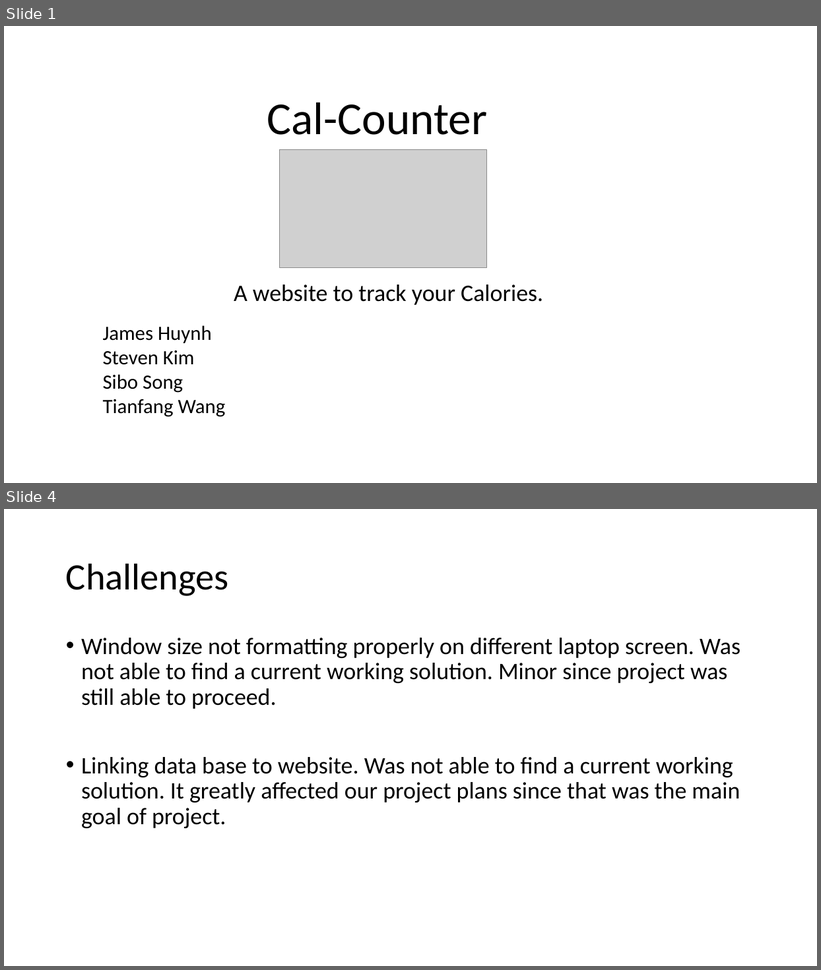
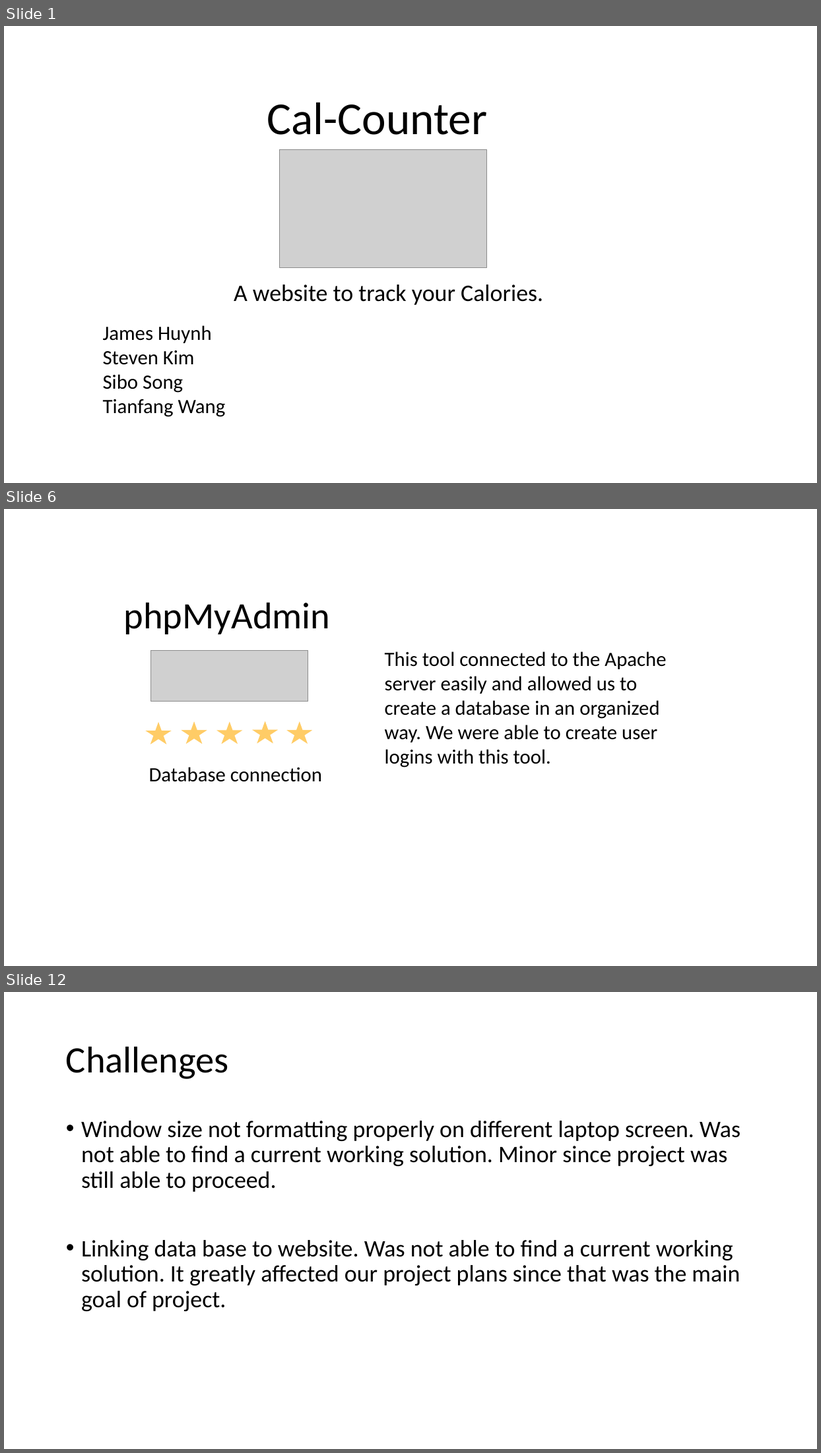
Before and after one commit to stki9539/Calorie-Website, a slide deck: ppt2.pptx. Shown one above the other, each under a label of ours: slides 1 and 4 before the commit, slides 1, 6 and 12 after it; the slides between them are not shown. The pictures are 821x970 and 821x1453 pixels, drawn with LibreOffice and Linux fonts; fonts in the diff are those of the drawing; grey boxes stand for pictures; background and template pictures are left out. Boxes give left, top, right and bottom in pixels: in the first picture for what was removed or moved away, otherwise in the second. Text is boxed around its words. In the diff, an @@ line names an element or a change of style, - is before the commit and + after.

```diff
--- a/ppt2.pptx
+++ b/ppt2.pptx
@@ slide 6 added at (4,509,817,966), background picture (left out) @@
@@ text added at (124,602,331,634), 44 pt, text #000000 @@
+phpMyAdmin
@@ picture added at (151,650,308,702) @@
@@ text added at (385,652,666,768), 24 pt, text #000000 @@
+This tool connected to the Apache server easily and allowed us to create a database in an organized way. We were able to create user logins with this tool.
@@ star added at (143,720,174,747), fill #FFCC66, outline #FFFFFF 1.5 pt @@
@@ star added at (178,720,209,746), fill #FFCC66, outline #FFFFFF 1.5 pt @@
@@ star added at (215,720,246,746), fill #FFCC66, outline #FFFFFF 1.5 pt @@
@@ star added at (250,720,281,746), fill #FFCC66, outline #FFFFFF 1.5 pt @@
@@ star added at (284,720,315,746), fill #FFCC66, outline #FFFFFF 1.5 pt @@
@@ text added at (149,767,322,782), 24 pt, text #000000 @@
+Database connection
@@ what was slide 4 is now slide 12 @@
```
Also in this commit, not shown: 2 slides changed, 8 other slides added.
